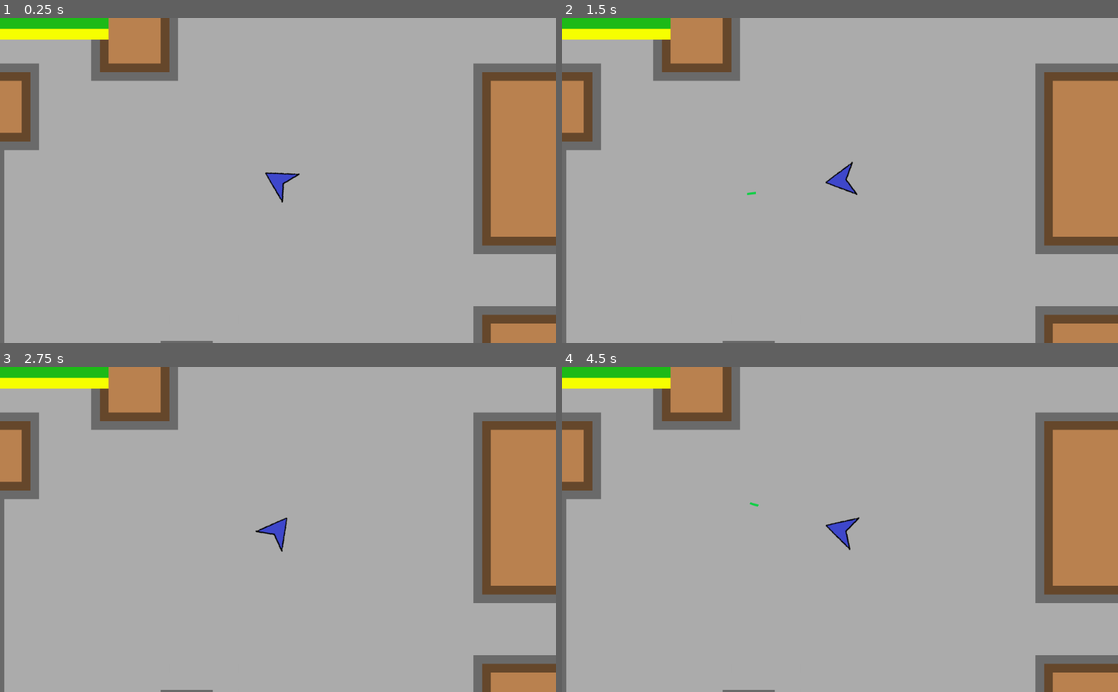
Above: before the commit, frames 1-4 (two rows, left to right).
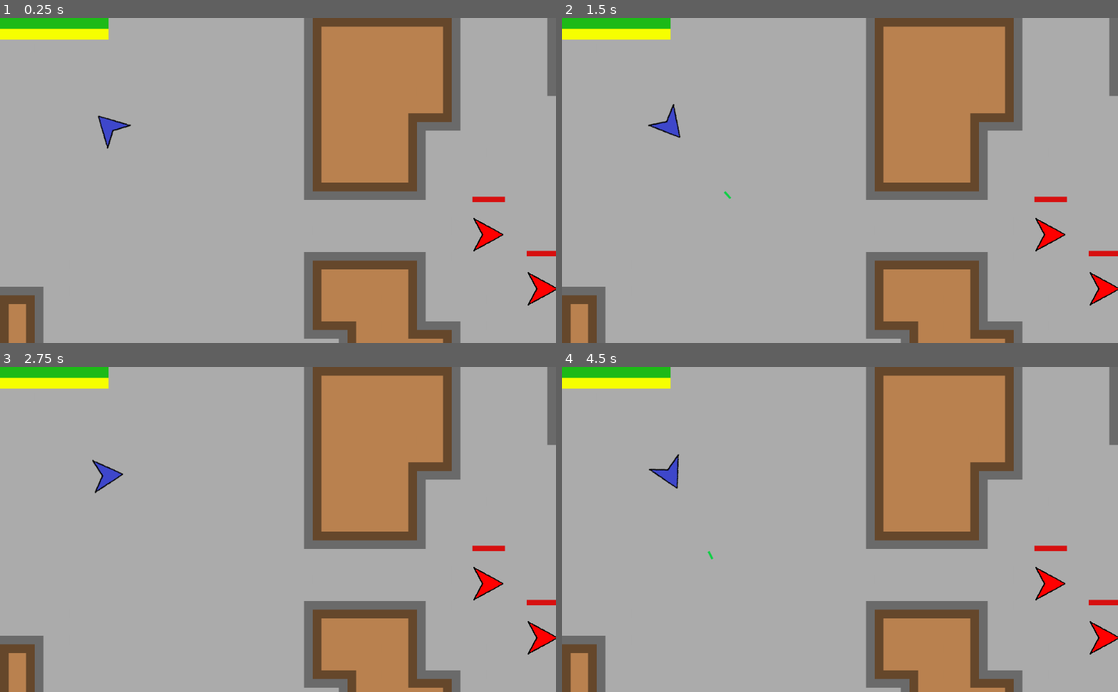
Above: after the commit, the same moments.

Repository: afkpuezo/blinkshooter
Game: Godot game, scene res://scenes/demos/demo.tscn
Same seed, same stepped clock (60 frames per second), same inputs: the game is played once before the commit and once after it.
Inputs (mouse positions are in pixels of both pictures, inside the frame that each line leads up to):
- Up to frame 1 (0.25 s): no input
- Up to frame 2 (1.5 s): tap Enter at 0.5 s; move the mouse to (962, 164) at 0.52 s; click (962, 164) at 0.6 s; tap Space at 1.25 s; move the mouse to (728, 196) at 1.27 s; click (728, 196) at 1.35 s
- Up to frame 3 (2.75 s): tap Enter at 2 s; move the mouse to (333, 458) at 2.02 s; click (333, 458) at 2.1 s
- Up to frame 4 (4.5 s): tap Space at 2.75, 4.25 s; move the mouse to (812, 594) at 2.77 s; click (812, 594) at 2.85 s; tap Enter at 3.5 s; move the mouse to (1006, 578) at 3.52 s; click (1006, 578) at 3.6 s; move the mouse to (673, 480) at 4.27 s; click (673, 480) at 4.35 s

The runs differ from the first frame. In frame 1, 39% of the frame differs, in the area x 0-100%, y 0-100%; in frame 2, 39%; in frame 3, 39%; in frame 4, 39%.

Commit message:
experimented with camera stuff, not done yet

Diff:
--- a/scenes/units/player.tscn
+++ b/scenes/units/player.tscn
@@ -109,11 +109,6 @@
 script = ExtResource( 9 )
 num_slots = 2
 
-[node name="Camera2D" type="Camera2D" parent="."]
-current = true
-smoothing_enabled = true
-smoothing_speed = 7.0
-
 [node name="Buffs" type="Node2D" parent="."]
 
 [connection signal="value_changed" from="CombatResources/Health" to="." method="_check_for_death"]
--- a/scripts/singletons/game_events.gd
+++ b/scripts/singletons/game_events.gd
@@ -14,6 +14,11 @@
 # ----------
 # Player related
 # ----------
+
+
+## msg fields: "player"
+# warning-ignore:unused_signal
+signal player_spawned(msg)
 
 
 ## used for changes to player combat stats
--- a/scripts/ui/bars/enemy_health_bar.gd
+++ b/scripts/ui/bars/enemy_health_bar.gd
@@ -11,7 +11,7 @@
 func assign_enemy(e):
 	enemy = e
 	# to follow an enemy
-	enemy.connect("died", self, "on_enemy_died")
+	enemy.connect("tree_exiting", self, "on_enemy_died")
 	var hp: CombatResource = CombatResource.get_resource(enemy, CombatResource.Type.HEALTH)
 	if hp:
 		# warning-ignore:return_value_discarded
--- a/scripts/units/player.gd
+++ b/scripts/units/player.gd
@@ -9,7 +9,7 @@
 
 
 # ----------
-# static funcs		if should_attack():		if should_attack():
+# static funcs
 # ----------
 
 
@@ -21,6 +21,9 @@
 # instance-level methods
 # ----------
 
+
+func _ready() -> void:
+	GameEvents.emit_signal("player_spawned", {'player': self})
 
 ## can't use the Player class in this script, looking for this method will do the same thing
 ## pretty gross
